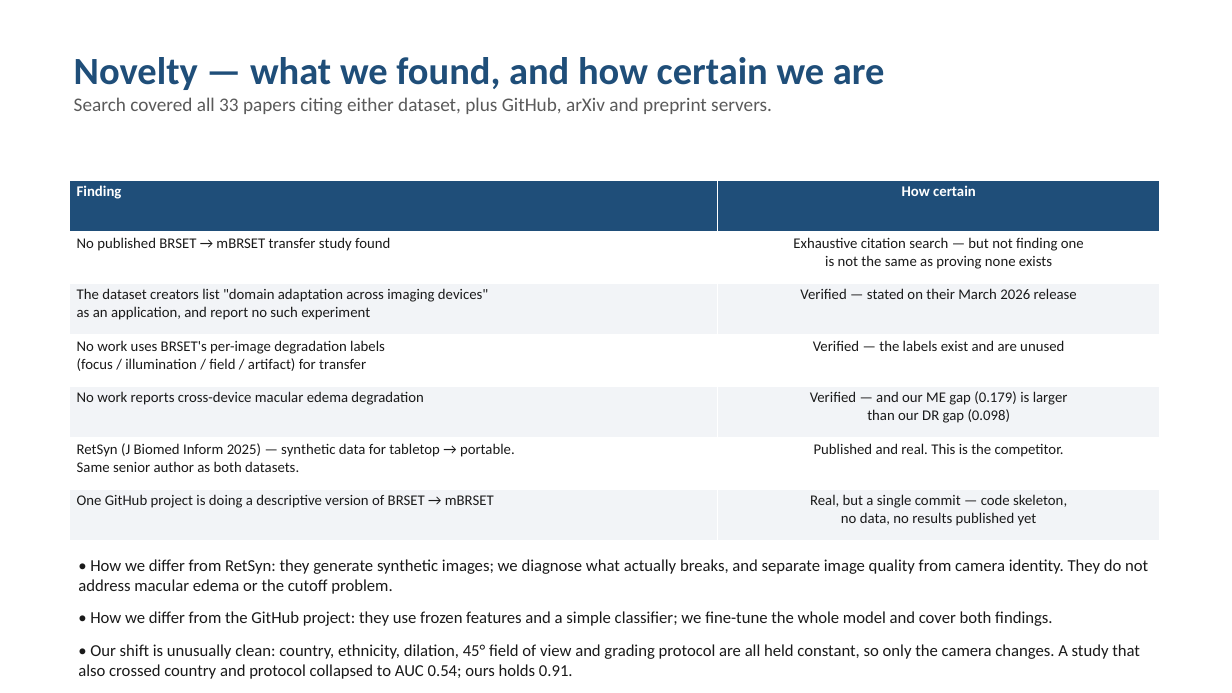
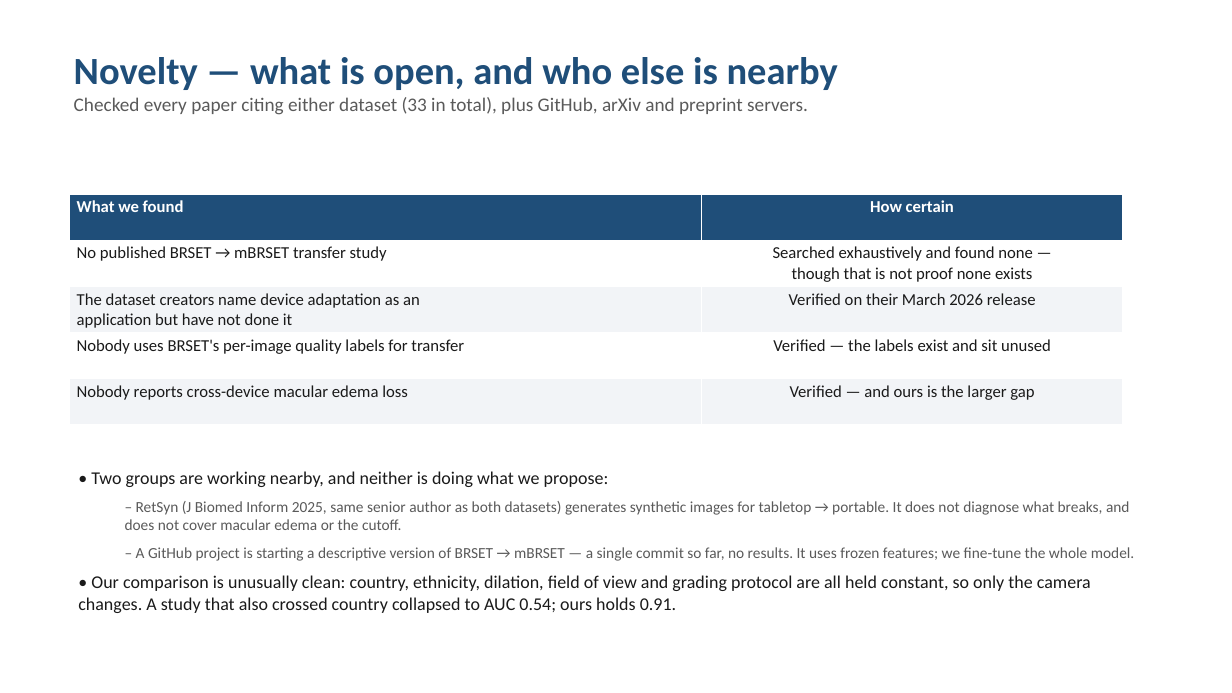
Before and after one commit to Sahith59/brset-convnextv2, a slide deck: slide 11 of presentation/BRSET_ConvNeXtV2_Progress.pptx. Drawn at 1232x693 pixels with LibreOffice and Linux fonts; fonts in the diff are those of the drawing. Boxes give left, top, right and bottom in pixels: in the first picture for what was removed or moved away, otherwise in the second. Text is boxed around its words. In the diff, an @@ line names an element or a change of style, - is before the commit and + after.

```diff
--- a/presentation/BRSET_ConvNeXtV2_Progress.pptx
+++ b/presentation/BRSET_ConvNeXtV2_Progress.pptx
@@ text at <box>74,57,838,115</box>: text changed @@
-Novelty — what we found, and how certain we are
-Search covered all 33 papers citing either dataset, plus GitHub, arXiv and preprint servers.
+Novelty — what is open, and who else is nearby
+Checked every paper citing either dataset (33 in total), plus GitHub, arXiv and preprint servers.
@@ table at <box>69,194,1123,425</box> @@
-row 1: Finding | How certain
-row 2: No published BRSET → mBRSET transfer study found | Exhaustive citation search — but not finding one / is not the same as proving none exists
-row 3: The dataset creators list "domain adaptation across imaging devices" / as an application, and report no such experiment | Verified — stated on their March 2026 release
-row 4: No work uses BRSET's per-image degradation labels / (focus / illumination / field / artifact) for transfer | Verified — the labels exist and are unused
-row 5: No work reports cross-device macular edema degradation | Verified — and our ME gap (0.179) is larger / than our DR gap (0.098)
-row 6: RetSyn (J Biomed Inform 2025) — synthetic data for tabletop → portable. / Same senior author as both datasets. | Published and real. This is the competitor.
-row 7: One GitHub project is doing a descriptive version of BRSET → mBRSET | Real, but a single commit — code skeleton, / no data, no results published yet
+row 1: What we found | How certain
+row 2: No published BRSET → mBRSET transfer study | Searched exhaustively and found none — / though that is not proof none exists
+row 3: The dataset creators name device adaptation as an / application but have not done it | Verified on their March 2026 release
+row 4: Nobody uses BRSET's per-image quality labels for transfer | Verified — the labels exist and sit unused
+row 5: Nobody reports cross-device macular edema loss | Verified — and ours is the larger gap
@@ table: place and size @@
-table at <box>69,180,1160,541</box>
+table at <box>69,194,1123,425</box>
@@ text at <box>78,471,1135,613</box>: text changed; size 13 to 12 pt; text colour #1A1A1A to #5A5A5A @@
-• How we differ from RetSyn: they generate synthetic images; we diagnose what actually breaks, and separate image quality from camera identity. They do not address macular edema or the cutoff problem.
-• How we differ from the GitHub project: they use frozen features and a simple classifier; we fine-tune the whole model and cover both findings.
-• Our shift is unusually clean: country, ethnicity, dilation, 45° field of view and grading protocol are all held constant, so only the camera changes. A study that also crossed country and protocol collapsed to AUC 0.54; ours holds 0.91.
+• Two groups are working nearby, and neither is doing what we propose:
+  – RetSyn (J Biomed Inform 2025, same senior author as both datasets) generates synthetic images for tabletop → portable. It does not diagnose what breaks, and does not cover macular edema or the cutoff.
+  – A GitHub project is starting a descriptive version of BRSET → mBRSET — a single commit so far, no results. It uses frozen features; we fine-tune the whole model.
+• Our comparison is unusually clean: country, ethnicity, dilation, field of view and grading protocol are all held constant, so only the camera changes. A study that also crossed country collapsed to AUC 0.54; ours holds 0.91.
```
Also in this commit, not shown: 4 other slides changed, 1 other file.
